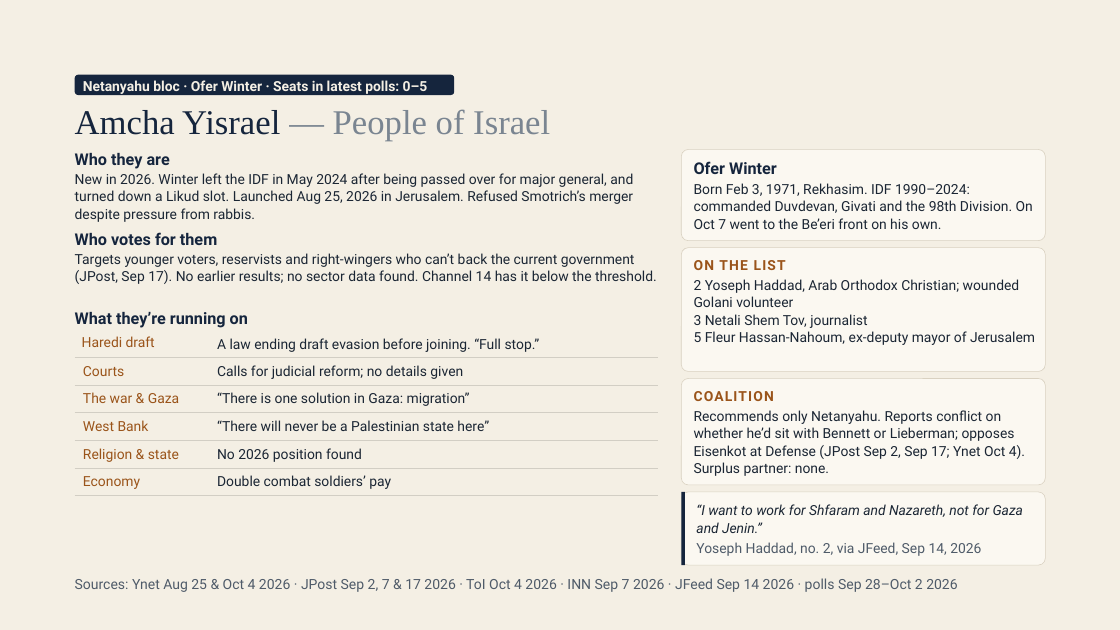
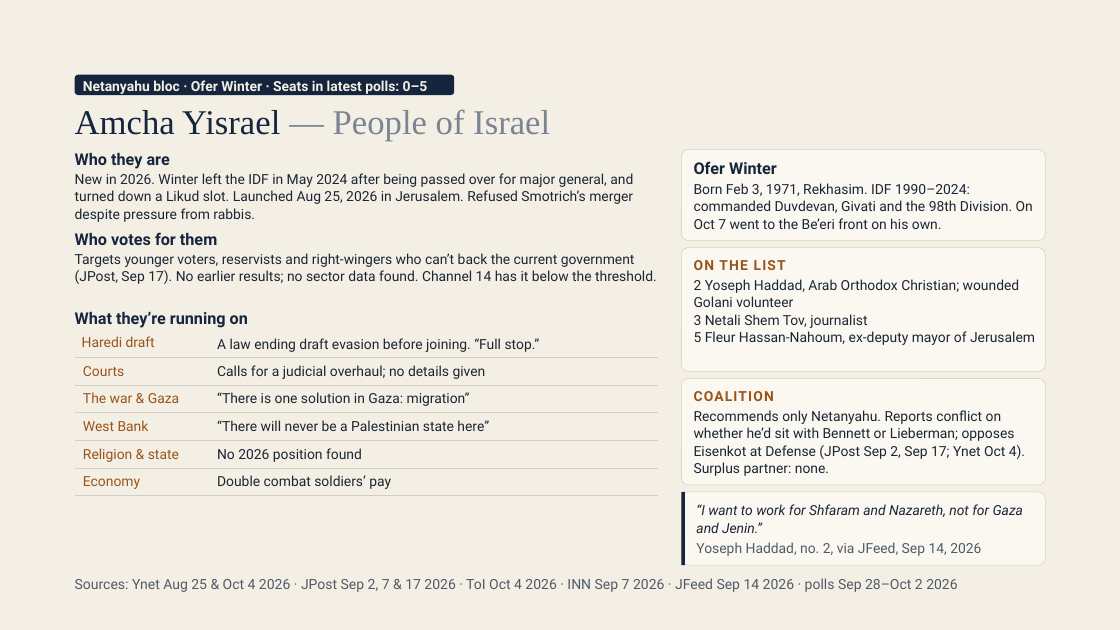
Before and after one commit to RavBogard/israelielection, a slide deck: slide 20 of public/teach/session-1-deck.pptx. Drawn at 1120x630 pixels with LibreOffice and Linux fonts; fonts in the diff are those of the drawing. Boxes give left, top, right and bottom in pixels: in the first picture for what was removed or moved away, otherwise in the second. Text is boxed around its words. In the diff, an @@ line names an element or a change of style, - is before the commit and + after.

```diff
--- a/public/teach/session-1-deck.pptx
+++ b/public/teach/session-1-deck.pptx
@@ table at [75,330,659,493] @@
-row 2, column 2: Calls for judicial reform; no details given
+row 2, column 2: Calls for a judicial overhaul; no details given
```
Also in this commit, not shown: 2 other slides changed, 51 other files.
